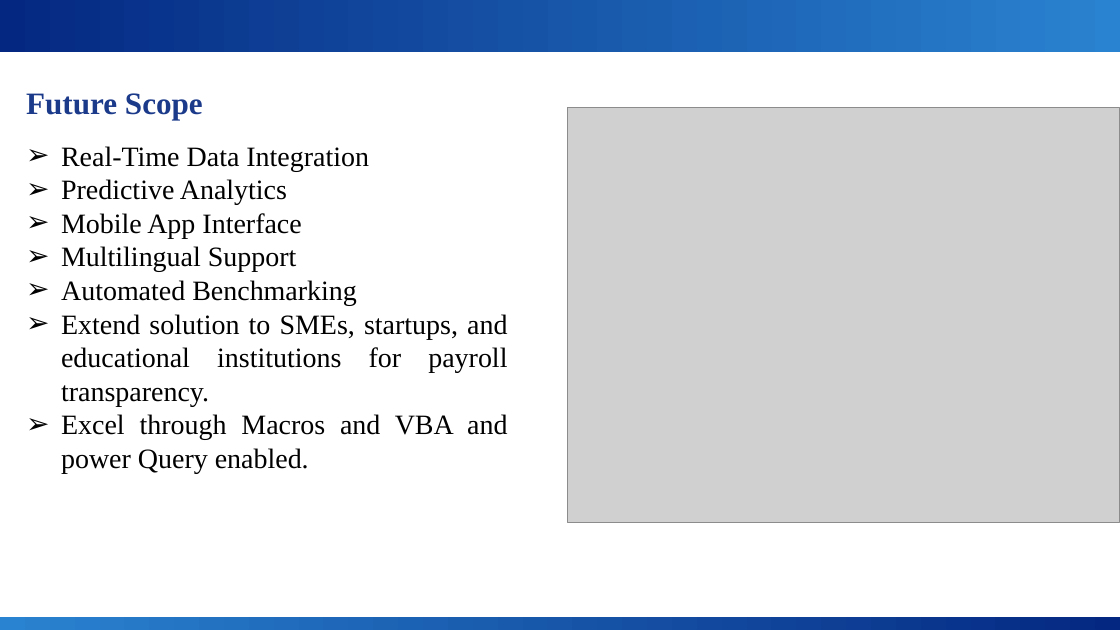
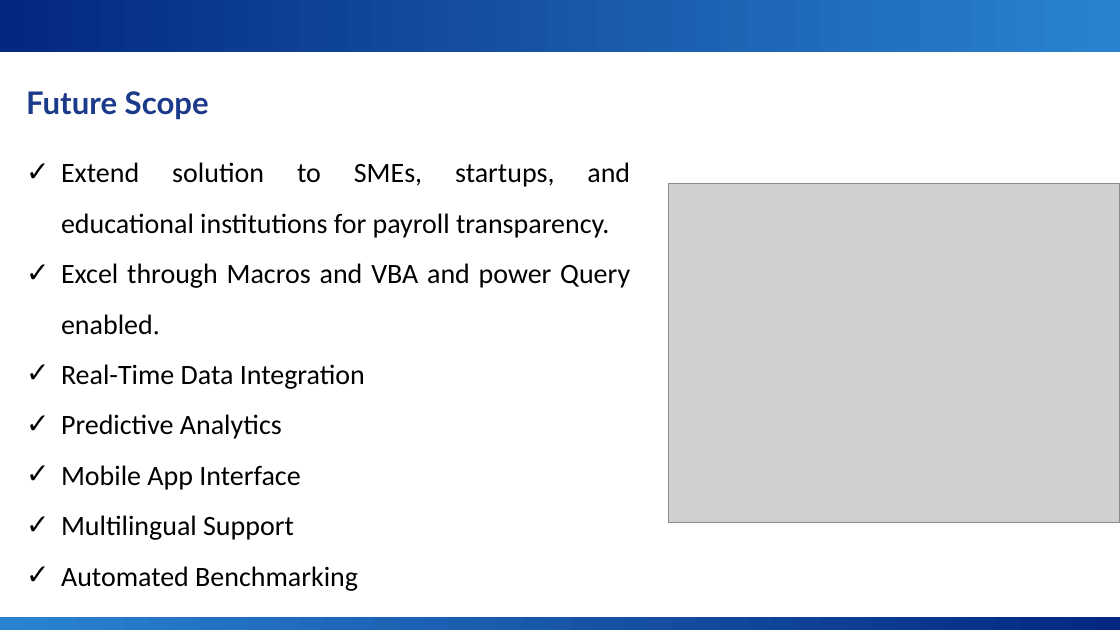
Before and after one commit to snehakhandelwal666-cmyk/sneha_project, a slide deck: slide 12 of PAY LENS - VISUALISING SALARY TRUTH WITH BI & AI.pptx (slide 13 before the commit). Drawn at 1120x630 pixels with LibreOffice and Linux fonts; fonts in the diff are those of the drawing; grey boxes stand for pictures; background and template pictures are left out. Boxes give left, top, right and bottom in pixels: in the first picture for what was removed or moved away, otherwise in the second. Text is boxed around its words. In the diff, an @@ line names an element or a change of style, - is before the commit and + after.

```diff
--- a/PAY LENS - VISUALISING SALARY TRUTH WITH BI & AI.pptx
+++ b/PAY LENS - VISUALISING SALARY TRUTH WITH BI & AI.pptx
@@ text "Future Scope" at (26, 91, 209, 120): font Times New Roman to Lato @@
@@ text at (61, 162, 630, 335): paragraphs added @@
+✓ Extend solution to SMEs, startups, and educational institutions for payroll transparency.
+✓ Excel through Macros and VBA and power Query enabled.
@@ picture: place and size @@
-picture at (568, 108, 1120, 522)
+picture at (669, 184, 1120, 522)
@@ text at (61, 314, 507, 473): paragraphs removed @@
-➢ Extend solution to SMEs, startups, and educational institutions for payroll transparency.
-➢ Excel through Macros and VBA and power Query enabled.
@@ text at (61, 364, 365, 587): font Times New Roman to Calibri in "Real-Time Data Integration", "Predictive Analytics", "Mobile App Interface", "Multilingual Support" and 1 more places; bullet ➢ to ✓; line spacing 1 to 1.5 @@
```
Also in this commit, not shown: 9 other slides changed, 3 slides added, 4 slides removed.
